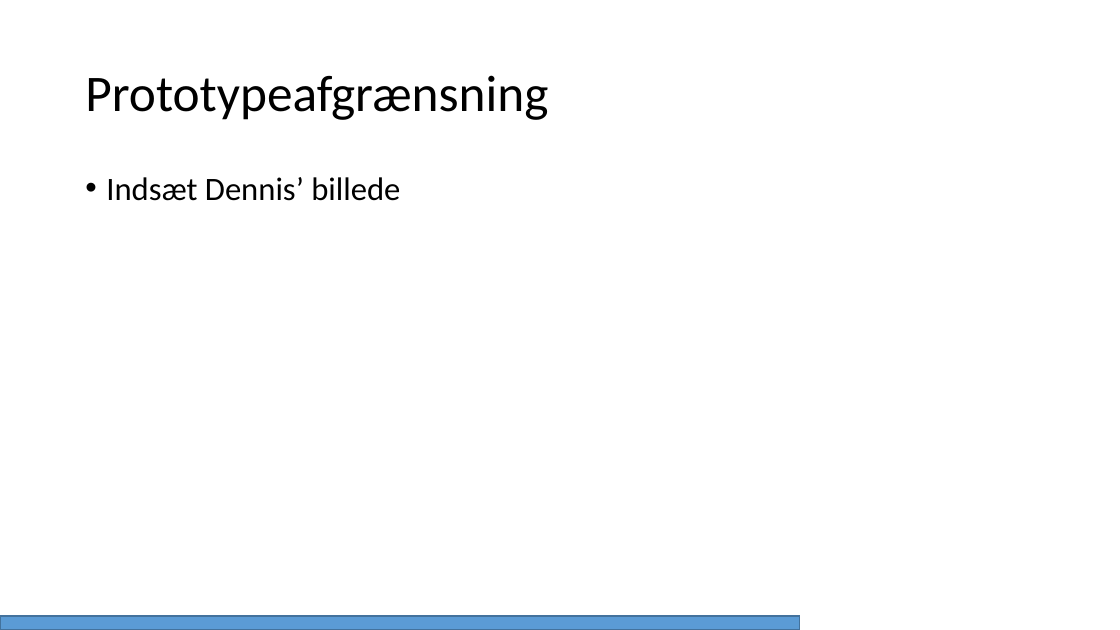
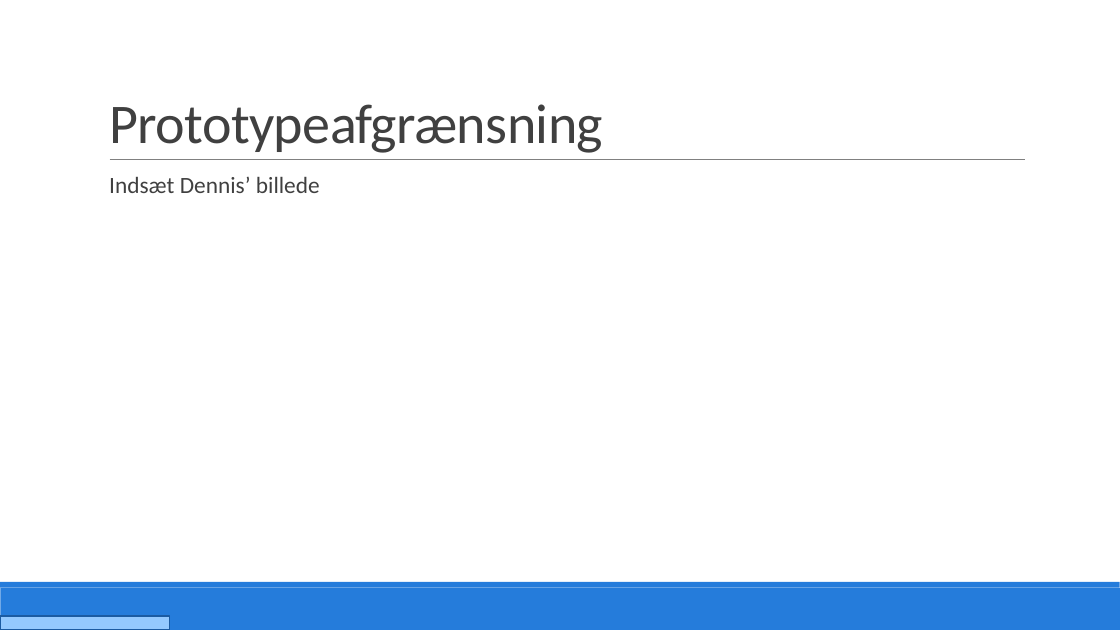
Before and after one commit to PRJ2GR15/Rapport, a slide deck: slide 5 of Fremlæggelse/Fremlæggelse.pptm. Drawn at 1120x630 pixels with LibreOffice and Linux fonts; fonts in the diff are those of the drawing. Boxes give left, top, right and bottom in pixels: in the first picture for what was removed or moved away, otherwise in the second. Text is boxed around its words. In the diff, an @@ line names an element or a change of style, - is before the commit and + after.

```diff
--- a/Fremlæggelse/Fremlæggelse.pptm
+++ b/Fremlæggelse/Fremlæggelse.pptm
@@ title "Prototypeafgrænsning": place and size @@
-title "Prototypeafgrænsning" at [85, 75, 548, 120]
+title "Prototypeafgrænsning" at [109, 104, 603, 153]
@@ title "Prototypeafgrænsning" at [109, 104, 603, 153]: size 44 to 48 pt, text colour #000000 to #404040, letter spacing 0 to -0.5 pt; line spacing 0.9 to 0.85; vertical alignment middle to bottom @@
@@ text "Indsæt Dennis’ billede" at [109, 177, 320, 193]: size 28 to 20 pt, text colour #000000 to #404040; bullet • to  ; more space between paragraphs @@
@@ line added from (110, 160) to (1026, 160), #808080 0.5 pt @@
@@ rectangle added at [0, 588, 1120, 630], fill #257CDB @@
@@ rectangle added at [0, 582, 1120, 588], fill #257CDB @@
@@ rectangle removed at [0, 616, 800, 630] @@
@@ rectangle added at [0, 616, 170, 630], fill #94C9FE, outline #1B5CA2 1.25 pt @@
```
Also in this commit, not shown: 30 other slides changed, 2 slides added, 2 slides removed.
